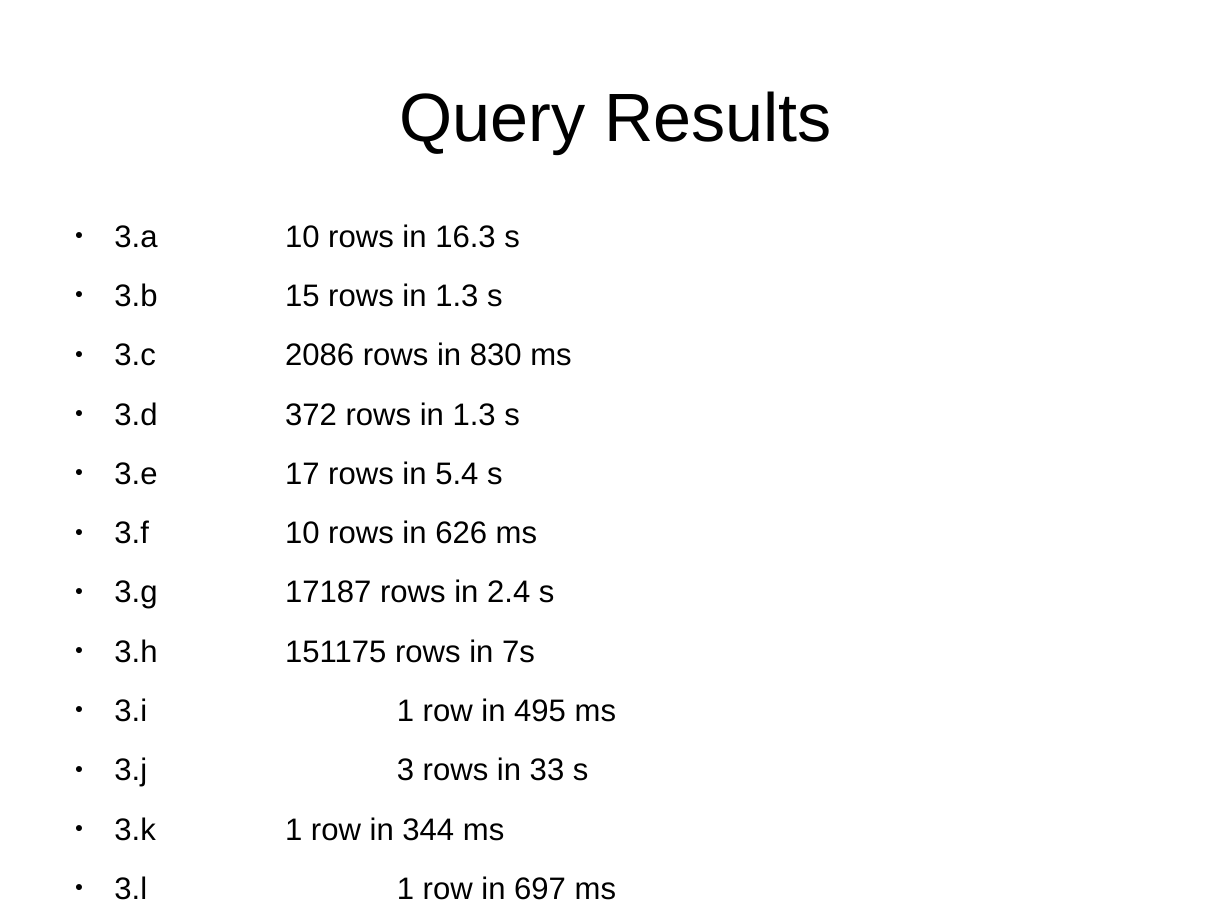
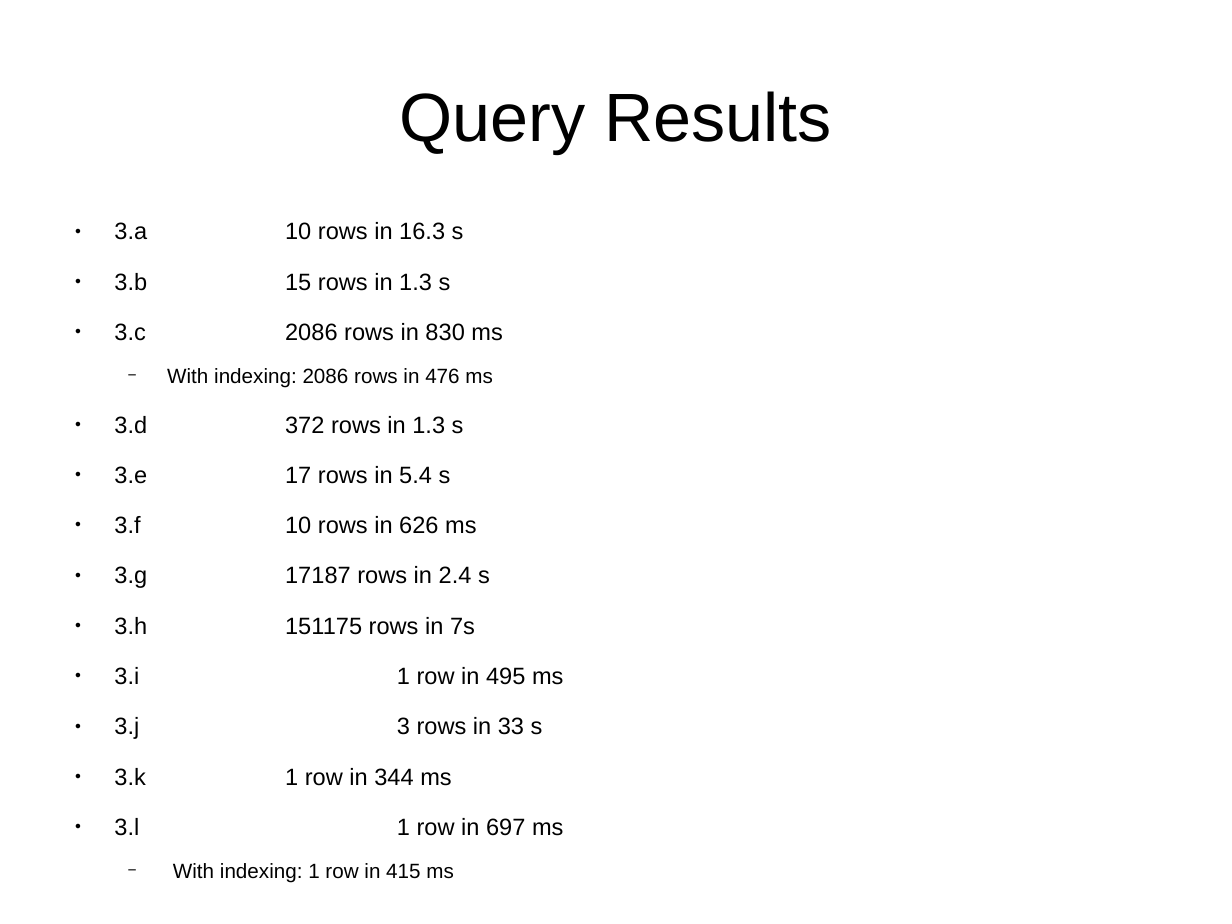
Before and after one commit to Moodoo245/Database-Project, a slide deck: slide 6 of presentation.odp. Drawn at 1232x924 pixels with LibreOffice and Linux fonts; fonts in the diff are those of the drawing. Boxes give left, top, right and bottom in pixels: in the first picture for what was removed or moved away, otherwise in the second. Text is boxed around its words. In the diff, an @@ line names an element or a change of style, - is before the commit and + after.

Commit message:
finish presentation slides

```diff
--- a/presentation.odp
+++ b/presentation.odp
@@ text at (x1=114, y1=222, x2=563, y2=836): size 20 to 15.2 pt in "3.a 10 rows in 16.3 s", "3.b 15 rows in 1.3 s", "3.c 2086 rows in 830 ms", "3.d 372 rows in 1.3 s" and 8 more places @@
@@ text at (x1=167, y1=368, x2=493, y2=388): paragraph added @@
+  − With indexing: 2086 rows in 476 ms
@@ text at (x1=173, y1=863, x2=454, y2=883): paragraph added @@
+  − With indexing: 1 row in 415 ms
```
Also in this commit, not shown: 3 other files.
